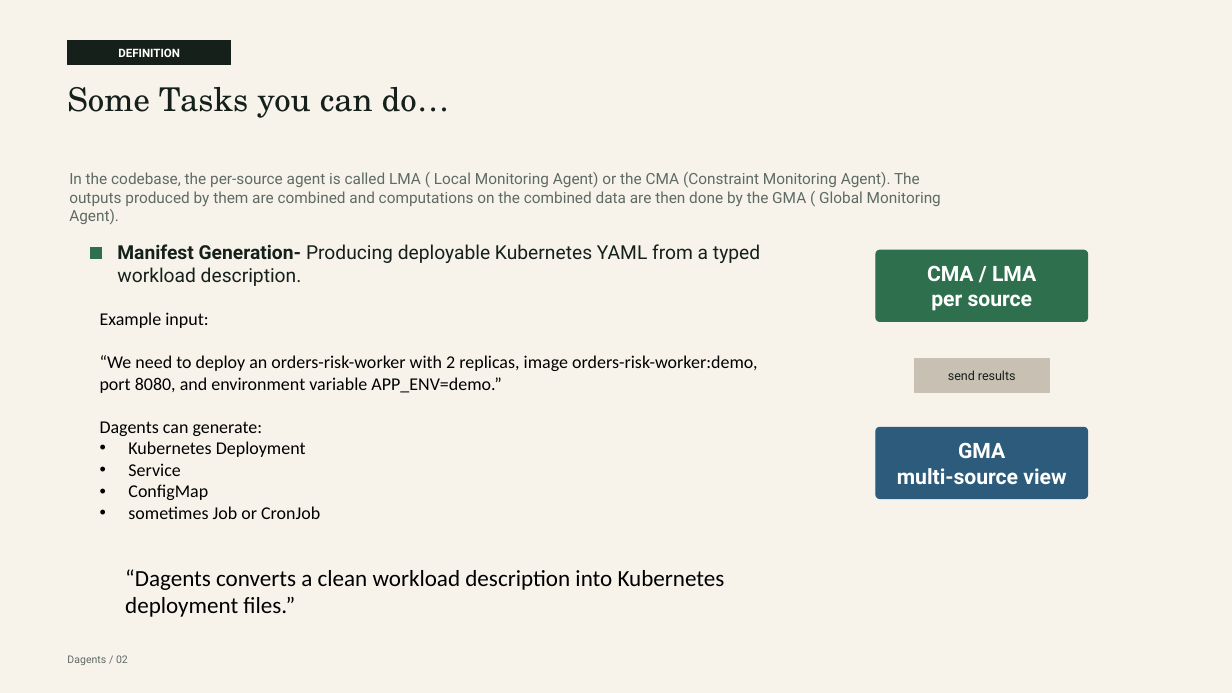
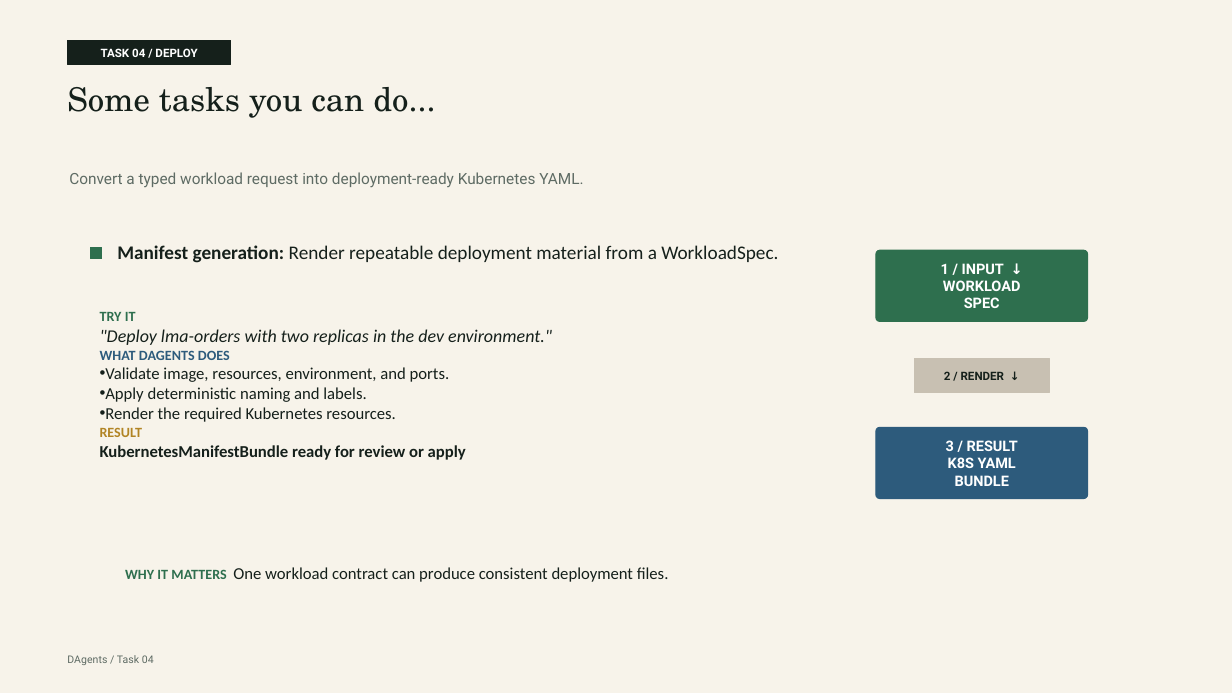
Before and after one commit to pradyunuydarp/Dagents, a slide deck: slide 6 of docs/presentation/dagents-project-presentation.pptx. Drawn at 1232x693 pixels with LibreOffice and Linux fonts; fonts in the diff are those of the drawing. Boxes give left, top, right and bottom in pixels: in the first picture for what was removed or moved away, otherwise in the second. Text is boxed around its words. In the diff, an @@ line names an element or a change of style, - is before the commit and + after.

```diff
--- a/docs/presentation/dagents-project-presentation.pptx
+++ b/docs/presentation/dagents-project-presentation.pptx
@@ text in rectangle at (101, 48, 197, 57): text changed @@
-DEFINITION
+TASK 04 / DEPLOY
@@ text at (67, 87, 436, 118): text changed @@
-Some Tasks you can do…
+Some tasks you can do...
@@ text at (69, 172, 583, 187): text changed @@
-In the codebase, the per-source agent is called LMA ( Local Monitoring Agent) or the CMA (Constraint Monitoring Agent). The outputs produced by them are combined and computations on the combined data are then done by the GMA ( Global Monitoring Agent).
+Convert a typed workload request into deployment-ready Kubernetes YAML.
@@ text at (117, 245, 778, 263): text changed; font Roboto to Calibri @@
-Manifest Generation- Producing deployable Kubernetes YAML from a typed workload description.
+Manifest generation: Render repeatable deployment material from a WorkloadSpec.
@@ text in rounded rectangle at (941, 263, 1021, 308): text changed; size 16.5 to 11.2 pt @@
-CMA / LMA
-per source
+1 / INPUT ↓
+WORKLOAD
+SPEC
@@ text at (100, 312, 552, 460): text changed; size 14 to 13 pt; text colour #000000 to #15201B @@
-Example input:
-“We need to deploy an orders-risk-worker with 2 replicas, image orders-risk-worker:demo, port 8080, and environment variable APP_ENV=demo.”
-Dagents can generate:
-• Kubernetes Deployment
-• Service
-• ConfigMap
-• sometimes Job or CronJob
+TRY IT
+"Deploy lma-orders with two replicas in the dev environment."
+WHAT DAGENTS DOES
+• Validate image, resources, environment, and ports.
+• Apply deterministic naming and labels.
+• Render the required Kubernetes resources.
+RESULT
+KubernetesManifestBundle ready for review or apply
@@ text in rectangle at (944, 371, 1004, 380): text changed; size 9.8 to 9 pt; bold on @@
-send results
+2 / RENDER ↓
@@ text in rounded rectangle at (946, 440, 1018, 486): text changed; size 16.5 to 11.2 pt @@
-GMA
-multi-source view
+3 / RESULT
+K8S YAML
+BUNDLE
@@ text at (125, 567, 669, 582): text changed; size 18 to 13 pt; text colour #000000 to #15201B @@
-“Dagents converts a clean workload description into Kubernetes deployment files.”
+WHY IT MATTERS One workload contract can produce consistent deployment files.
@@ text at (67, 655, 154, 665): text changed @@
-Dagents / 02
+DAgents / Task 04
```
Also in this commit, not shown: 9 other slides changed, 37 slides added, 41 other files.
